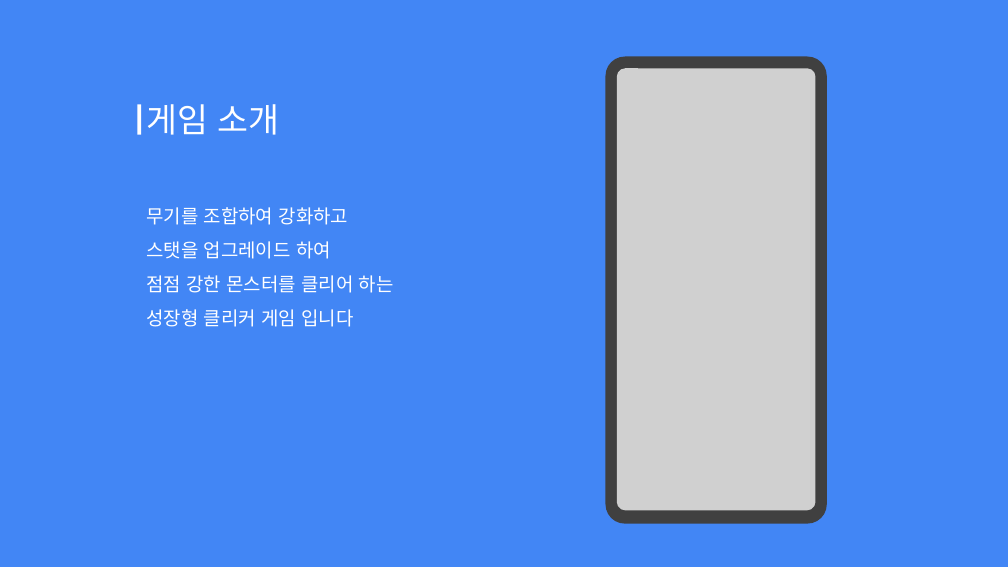
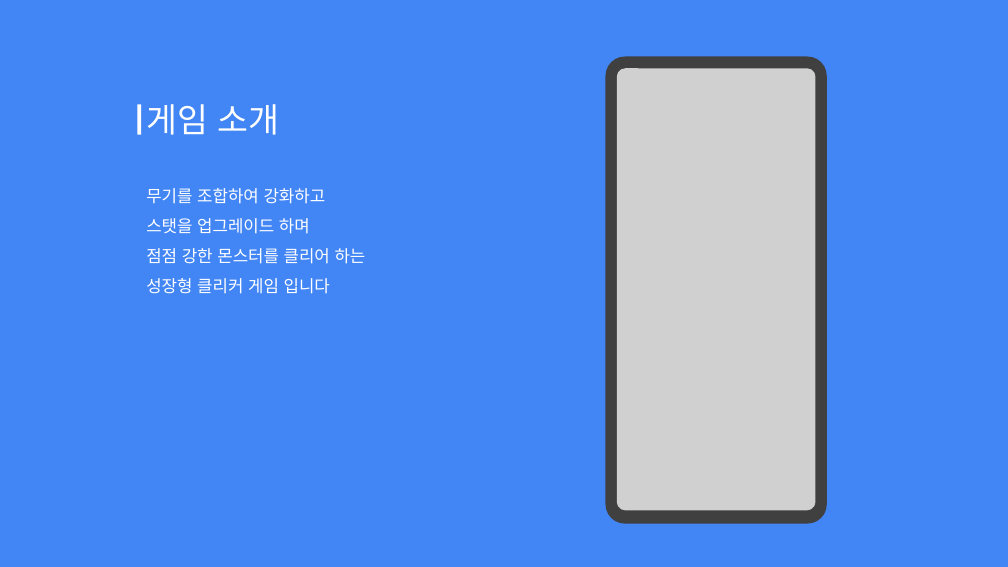
Before and after one commit to Hoyeom/CS-ClickerGame, a slide deck: slide 2 of Documents/TabHero.pptx. Drawn at 1008x567 pixels with LibreOffice and Linux fonts; fonts in the diff are those of the drawing; grey boxes stand for pictures. Boxes give left, top, right and bottom in pixels: in the first picture for what was removed or moved away, otherwise in the second. Text is boxed around its words. In the diff, an @@ line names an element or a change of style, - is before the commit and + after.

```diff
--- a/Documents/TabHero.pptx
+++ b/Documents/TabHero.pptx
@@ text "무기를 조합하여 강화하고": place and size @@
-text "무기를 조합하여 강화하고" at <box>146,207,394,327</box>
+text "무기를 조합하여 강화하고" at <box>146,188,366,294</box>
@@ text at <box>146,188,366,294</box>: size 18 to 16 pt in "무기를 조합하여 강화하고", "점점 강한 몬스터를 클리어 하는", "성장형 클리커 게임 입니다" @@
@@ text at <box>146,218,310,234</box>: text changed; size 18 to 16 pt @@
-스탯을 업그레이드 하여
+스탯을 업그레이드 하며
```
Also in this commit, not shown: 1 other slide changed, 22 slides added, 1 slide removed, 14 other files.
